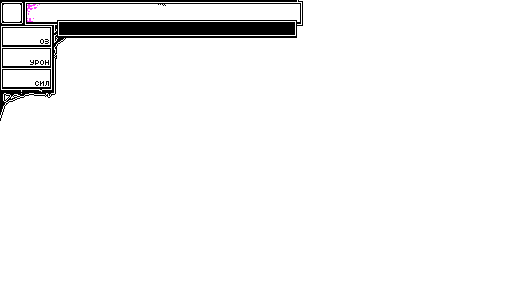
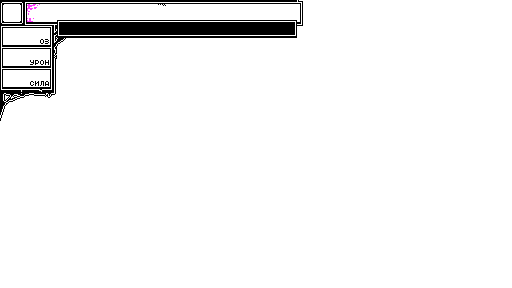
Two versions of the same layered image (512 × 288). Layer-by-layer changes:
added layer "Layer 4" above "Layer 3" over 30, 81, 49, 86
painted on "Layer 3" over 35, 81, 49, 86
